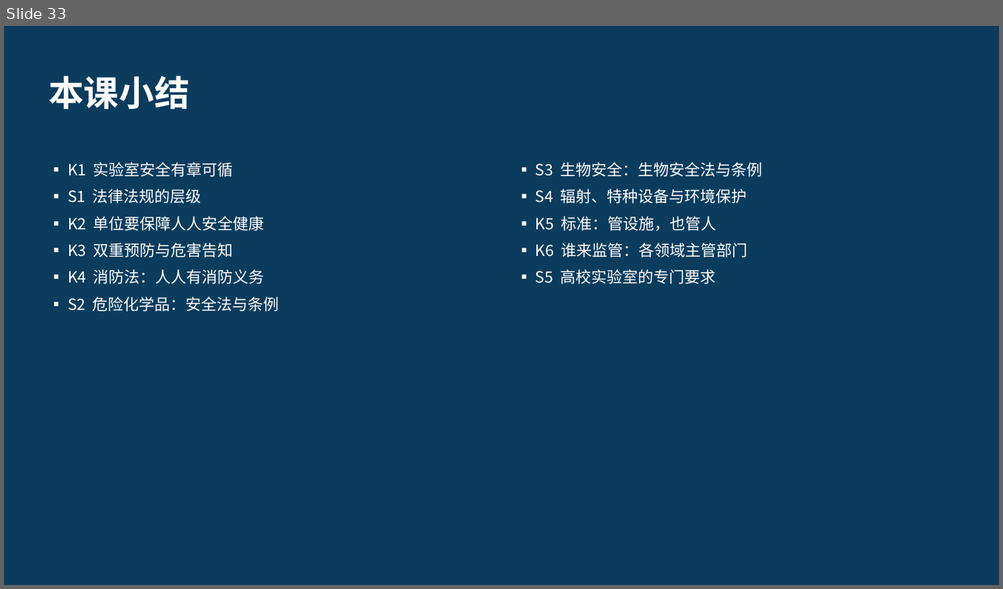
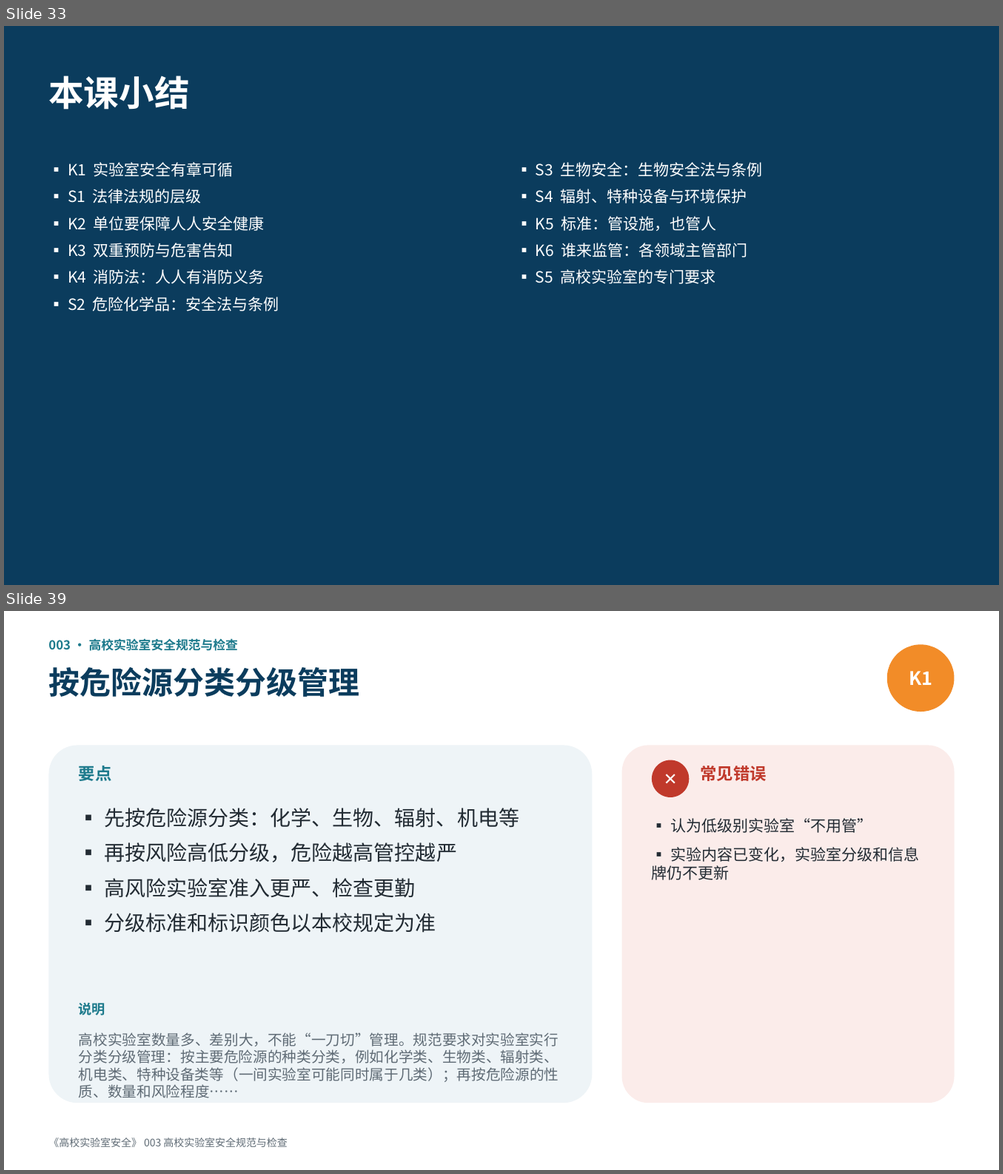
Before and after one commit to hanrongwx-max/videoyoutubo, a slide deck: course/高校实验室安全/课件/第1章_法规、管理与安全文化.pptx. Shown one above the other, each under a label of ours: slide 33 before the commit, slides 33 and 39 after it; the slides between them are not shown. The pictures are 1003x589 and 1003x1174 pixels, drawn with LibreOffice and Linux fonts; fonts in the diff are those of the drawing. Boxes give left, top, right and bottom in pixels: in the first picture for what was removed or moved away, otherwise in the second. Text is boxed around its words. In the diff, an @@ line names an element or a change of style, - is before the commit and + after.

```diff
--- a/course/高校实验室安全/课件/第1章_法规、管理与安全文化.pptx
+++ b/course/高校实验室安全/课件/第1章_法规、管理与安全文化.pptx
@@ slide 39 added at (4, 611, 999, 1170), background #FFFFFF @@
@@ text added at (48, 638, 238, 651), 12 pt, text #1D7A8C, bold @@
+003 · 高校实验室安全规范与检查
@@ ellipse added at (887, 644, 954, 712), fill #F28C28, 18 pt, text #FFFFFF, bold @@
+K1
@@ text added at (48, 667, 359, 697), 30 pt, text #0B3C5D, bold @@
+按危险源分类分级管理
@@ rounded rectangle added at (48, 745, 592, 1103), fill #EEF4F7 @@
@@ text added at (79, 766, 112, 781), 16 pt, text #1D7A8C, bold @@
+要点
@@ rounded rectangle added at (622, 745, 954, 1103), fill #FBECEA @@
@@ ellipse added at (652, 760, 689, 797), fill #C0392B, 16 pt, text #FFFFFF, bold @@
+✕
@@ text added at (700, 766, 765, 781), 16 pt, text #C0392B, bold @@
+常见错误
@@ text added at (104, 808, 519, 933), 20 pt, text #222B33 @@
+▪ 先按危险源分类：化学、生物、辐射、机电等
+▪ 再按风险高低分级，危险越高管控越严
+▪ 高风险实验室准入更严、检查更勤
+▪ 分级标准和标识颜色以本校规定为准
@@ text added at (652, 818, 919, 880), 15 pt, text #222B33 @@
+▪ 认为低级别实验室“不用管”
+▪ 实验内容已变化，实验室分级和信息牌仍不更新
@@ text added at (79, 1003, 105, 1016), 13 pt, text #1D7A8C, bold @@
+说明
@@ text added at (79, 1033, 559, 1082), 14 pt, text #5F6B75 @@
+高校实验室数量多、差别大，不能“一刀切”管理。规范要求对实验室实行分类分级管理：按主要危险源的种类分类，例如化学类、生物类、辐射类、机电类、特种设备类等（一间实验室可能同时属于几类）；再按危险源的性质、数量和风险程度……
@@ text added at (48, 1138, 287, 1147), 10 pt, text #5F6B75 @@
+《高校实验室安全》 003 高校实验室安全规范与检查
```
Also in this commit, not shown: 14 other slides added, 2 other files.
